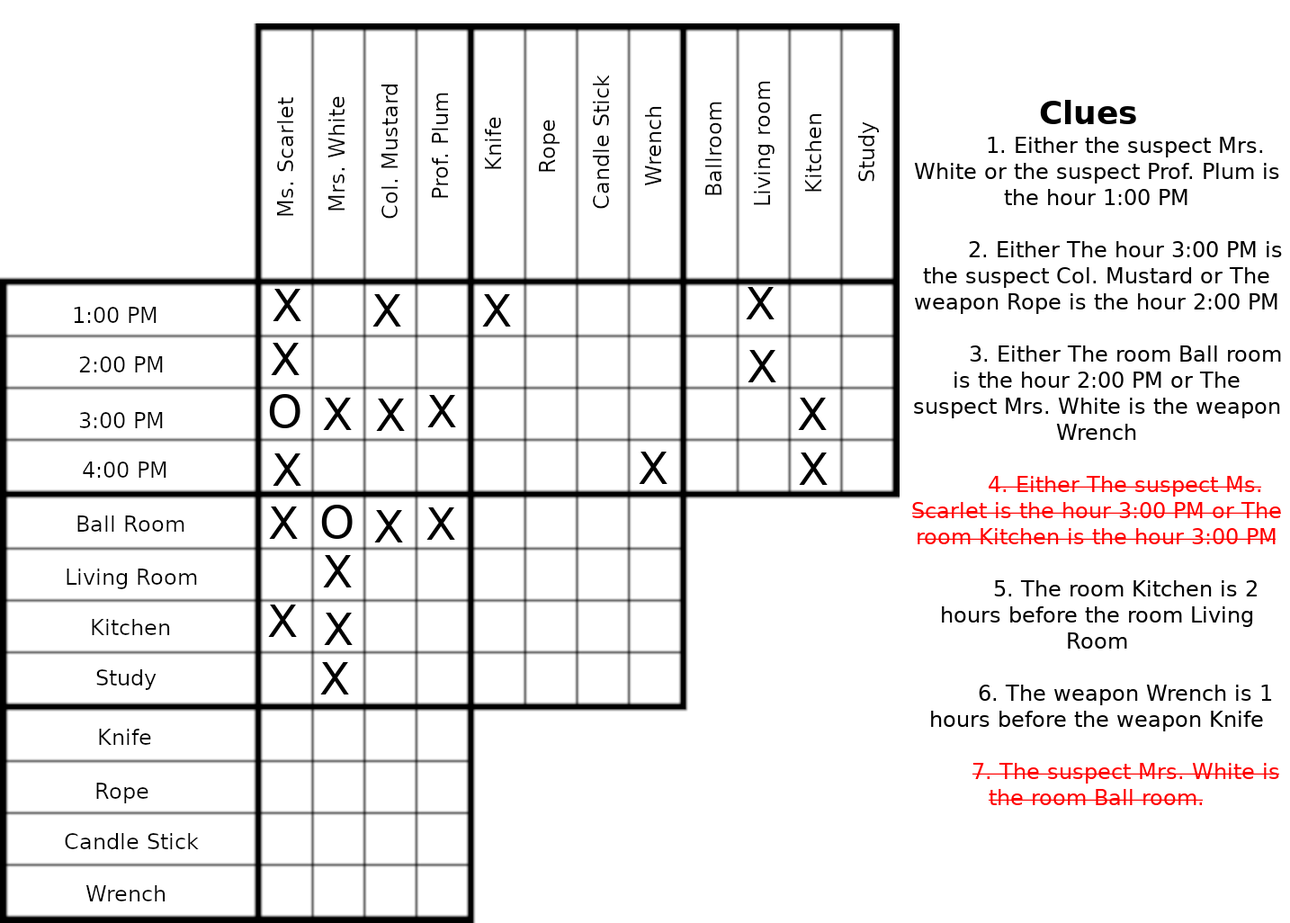
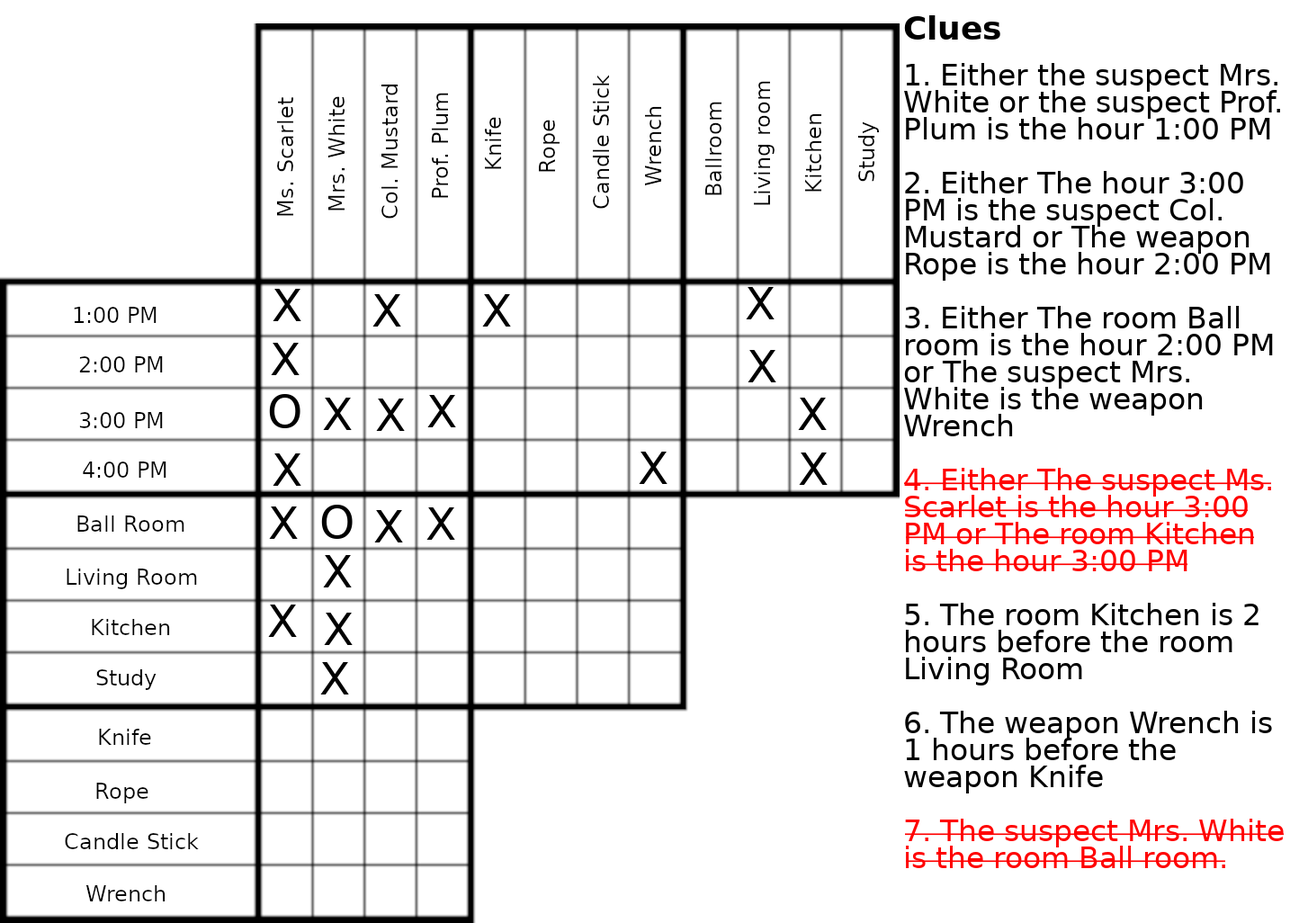
Before/after of a (1290, 923) layered artwork. What changed in the layer stack:
painted on "hints2" over [904, 15, 1285, 869]
